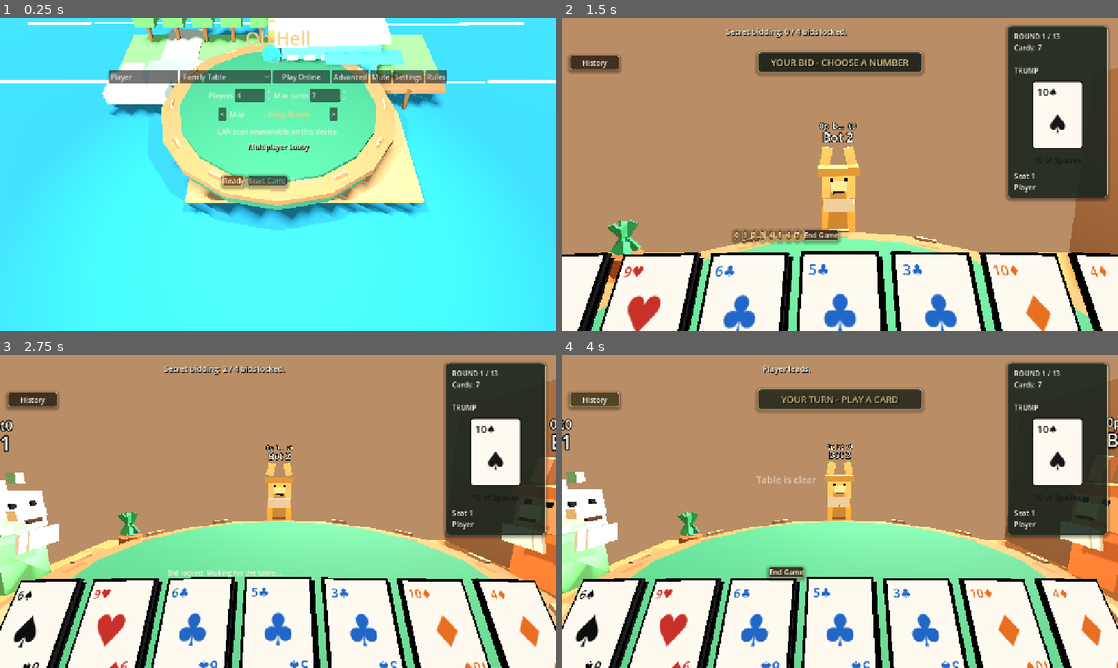
Above: before the commit, frames 1-4 (two rows, left to right).
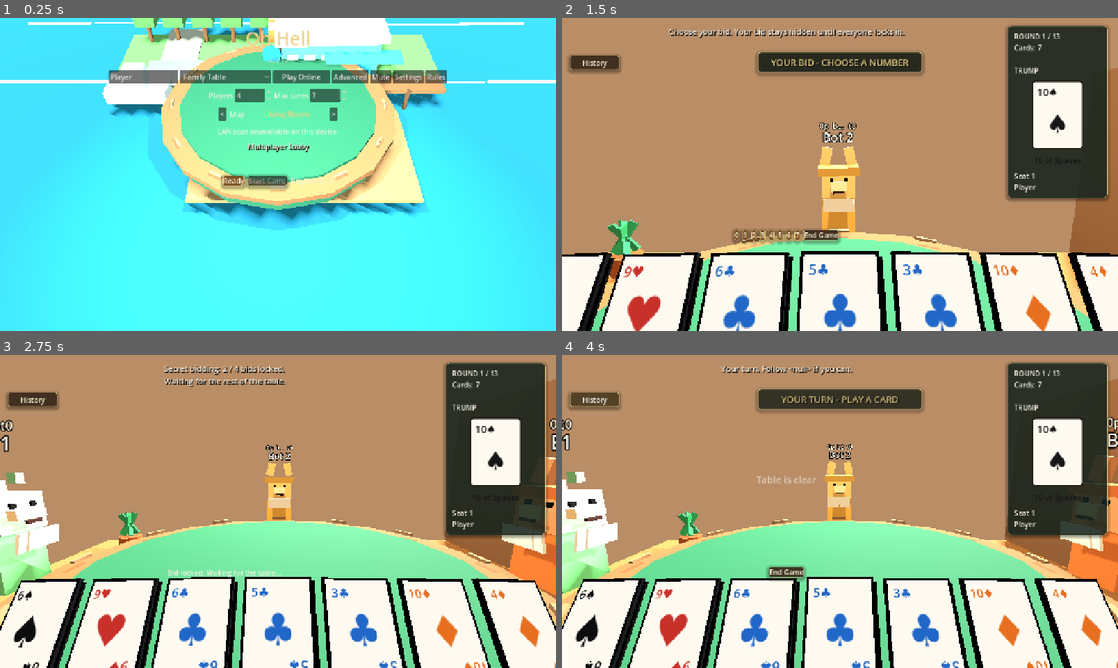
Above: after the commit, the same moments.

Repository: JordanOakFox/oh-hell-godot
Game: Godot game, scene res://scenes/main.tscn
The game is run twice, just before and just after one commit, with the same random seed, the same clock (stepped at 60 frames per second) and the same inputs.
Inputs:
- Up to frame 1 (0.25 s): no input
- Up to frame 2 (1.5 s): click "Ready" at 0.5 s; click "Start Game" at 1.25 s
- Up to frame 3 (2.75 s): click "0" at 2 s
- Up to frame 4 (4 s): click "History" at 2.75 s; click "Hide History" at 3.5 s

The runs differ from the first frame. In frame 1, less than 0.1% of the frame differs, in the area x 51-52%, y 13-15%; in frame 2, 0.7%, in the area x 19-62%, y 3-7%; in frame 3, 0.3%; in frame 4, 0.3%.

Commit message:
Polish lobby prompts and version tracking

Diff:
--- a/scripts/main.gd
+++ b/scripts/main.gd
@@ -1,7 +1,7 @@
 extends Control
 
 const STARTING_NAMES := ["Player 1", "Player 2", "Player 3", "Player 4"]
-const GAME_VERSION := "0.2.16"
+const GAME_VERSION := "0.2.17"
 const ANIMAL_IDS := ["bunny", "lizard", "lion", "tiger", "bear", "fox", "dog", "cat"]
 const BOT_PERSONALITY_IDS := ["casual", "smart", "ruthless"]
 const BOT_PERSONALITY_NAMES := {
@@ -1208,7 +1208,7 @@
 	_render_trump_symbol()
 	if player_hud_panel.visible:
 		left_stats_label.text = _scoreboard_text()
-	table_label.text = view_state["message"]
+	table_label.text = _game_prompt_text()
 
 	_render_trick()
 	_render_actions()
@@ -1223,7 +1223,7 @@
 
 	var text := "%s\n\nFinal Leaderboard\n" % winner_text
 	for row in view_state["standings"]:
-		text += "%d. %s  %d pts  |  made %d, missed %d  |  best +%d\n" % [
+		text += "%d. %s  |  %d pts  |  exact %d  |  missed %d  |  best +%d\n" % [
 			int(row["place"]),
 			row["name"],
 			int(row["score"]),
@@ -1231,7 +1231,7 @@
 			int(row.get("missed", 0)),
 			int(row.get("best_round", 0)),
 		]
-	text += "\n%s" % view_state["message"]
+	text += "\nPress Play Again when everyone wants another table.\n%s" % view_state["message"]
 	left_stats_label.text = ""
 	right_info_label.text = ""
 	table_label.add_theme_font_size_override("font_size", 22)
@@ -1279,22 +1279,33 @@
 	left_stats_label.text = ""
 	right_info_label.text = ""
 	table_label.add_theme_font_size_override("font_size", 16)
-	var table_host := "Table Host: %s\n" % _lobby_host_name()
+	var connected_count := _view_connected_count()
+	var ready_count := 0
+	for seat in range(view_state["num_players"]):
+		var is_bot := view_state.has("bots") and bool(view_state["bots"][seat])
+		if is_bot or (view_state["connected"][seat] and view_state["ready"][seat]):
+			ready_count += 1
 	var text := "Multiplayer Lobby\n\n"
-	text += "%s" % table_host
-	text += "Setup: %d players, %d max cards, %s\n" % [
+	text += "Table Host: %s\n" % _lobby_host_name()
+	text += "Table: %d players  |  %d max cards  |  %s\n" % [
 		view_state["num_players"],
 		view_state["max_cards"],
 		MAP_NAMES.get(str(view_state.get("map_id", _selected_map_id())), _selected_map_name()),
 	]
-	text += "Bots: %s\n" % str(BOT_PERSONALITY_NAMES.get(str(view_state.get("bot_personality", "smart")), "Smart"))
-	text += "You are seat %d: %s\n" % [my_seat + 1, view_state["names"][my_seat]]
+	text += "Bots: %s  |  Ready: %d / %d  |  Connected: %d / %d\n" % [
+		str(BOT_PERSONALITY_NAMES.get(str(view_state.get("bot_personality", "smart")), "Smart")),
+		ready_count,
+		view_state["num_players"],
+		connected_count,
+		view_state["num_players"],
+	]
+	text += "You: Seat %d, %s\n" % [my_seat + 1, view_state["names"][my_seat]]
 	if multiplayer.multiplayer_peer and multiplayer.is_server():
 		var addresses := Net.local_join_addresses(server_port)
 		if addresses.is_empty():
-			text += "Join: local network IP not found\n"
+			text += "Local join: network IP not found\n"
 		else:
-			text += "Join: %s\n" % ", ".join(addresses)
+			text += "Local join: %s\n" % ", ".join(addresses)
 	text += "\nSeats\n"
 	for i in range(view_state["num_players"]):
 		var status := "waiting"
@@ -1302,14 +1313,25 @@
 			status = "bot"
 		elif view_state["connected"][i]:
 			status = "ready" if view_state["ready"][i] else "not ready"
-		text += "%d. %s - %s\n" % [i + 1, view_state["names"][i], status]
+		var host_badge := " host" if i == _table_host_seat_from_view() else ""
+		var you_badge := " you" if i == my_seat else ""
+		text += "%2d. %-18s %s%s%s\n" % [i + 1, str(view_state["names"][i]), status, host_badge, you_badge]
 	if not version_warning.is_empty():
-		text += "%s\n" % version_warning
-	text += "\n%s" % view_state["message"]
+		text += "\n%s\n" % version_warning
+	text += "\n%s" % _lobby_help_text()
+	if not str(view_state["message"]).is_empty():
+		text += "\n\n%s" % view_state["message"]
 	table_label.text = text
 	_render_trick()
 	_render_actions()
 	_render_hand()
+
+func _lobby_help_text() -> String:
+	if _view_lobby_can_start():
+		return "Everyone is ready. Start Game when the table is set."
+	if view_state["connected"][my_seat] and not view_state["ready"][my_seat]:
+		return "Pick your settings, then press Ready."
+	return "Waiting for seats to fill and players to ready up."
 
 func _render_trick() -> void:
 	for child in trick_box.get_children():
@@ -1617,6 +1639,29 @@
 	turn_banner_panel.modulate = Color.WHITE
 	turn_banner_label.text = text
 
+func _game_prompt_text() -> String:
+	var phase := str(view_state.get("phase", ""))
+	if phase == "bidding":
+		var submitted: Array = view_state.get("bid_submitted", [])
+		if my_seat < submitted.size() and not bool(submitted[my_seat]):
+			return "Choose your bid. Your bid stays hidden until everyone locks in."
+		return "%s\nWaiting for the rest of the table." % str(view_state.get("message", ""))
+	if phase == "playing":
+		var active := int(view_state.get("active_player", -1))
+		if active == my_seat:
+			var led := str(view_state.get("led_suit", ""))
+			if led.is_empty():
+				return "Your turn. Lead the trick with any legal card."
+			return "Your turn. Follow %s if you can." % GameRules.SUIT_NAMES.get(led, led)
+		var names: Array = view_state.get("names", [])
+		if active >= 0 and active < names.size():
+			return "Waiting for %s to play." % str(names[active])
+	if phase == "trick_end":
+		return "%s\nNext trick starts automatically." % str(view_state.get("message", ""))
+	if phase == "round_end":
+		return "%s\nReview the round, then continue." % str(view_state.get("message", ""))
+	return str(view_state.get("message", ""))
+
 func _sync_round_history_visibility() -> void:
 	if not round_history_panel:
 		return
@@ -1705,10 +1750,14 @@
 		var bids: Array = summary.get("bids", [])
 		var tricks: Array = summary.get("tricks_won", [])
 		var deltas := GameRules.score_deltas(bids, tricks)
-		text += "\nRound %d\n" % round_number
+		var exact_count := 0
+		for seat in range(min(names.size(), bids.size())):
+			if int(bids[seat]) == int(tricks[seat]):
+				exact_count += 1
+		text += "\nRound %d  |  exact bids: %d / %d\n" % [round_number, exact_count, min(names.size(), bids.size())]
 		for seat in range(min(names.size(), bids.size())):
 			var made := int(bids[seat]) == int(tricks[seat])
-			text += "%s: bid %d, took %d, %s" % [
+			text += "%-16s bid %d, took %d, %s" % [
 				str(names[seat]),
 				int(bids[seat]),
 				int(tricks[seat]),
--- a/website/requests.json
+++ b/website/requests.json
@@ -1,9 +1,9 @@
 [
   {
-    "title": "Cleaner tab scoreboard",
+    "title": "Cleaner table UI and prompts",
     "requestedBy": "Jordan",
     "status": "done",
-    "note": "Added in v0.2.16 with a cleaner panel and personal turn prompt."
+    "note": "Added in v0.2.17 with cleaner lobby text, gameplay prompts, and round history."
   },
   {
     "title": "Family download hub",
--- /dev/null
+++ b/website/version.json
@@ -0,0 +1,7 @@
+{
+  "version": "v0.2.17",
+  "windowsBuild": "OhHell-Windows-v0.2.17.zip",
+  "macosBuild": "OhHell-macOS-v0.2.17.zip",
+  "serverAddress": "147.224.130.79",
+  "lastUpdated": "June 18, 2026"
+}
Not shown, changed: export_presets.cfg
Not shown, changed: README.md
Not shown, changed: website/app.js
Not shown, changed: website/index.html
